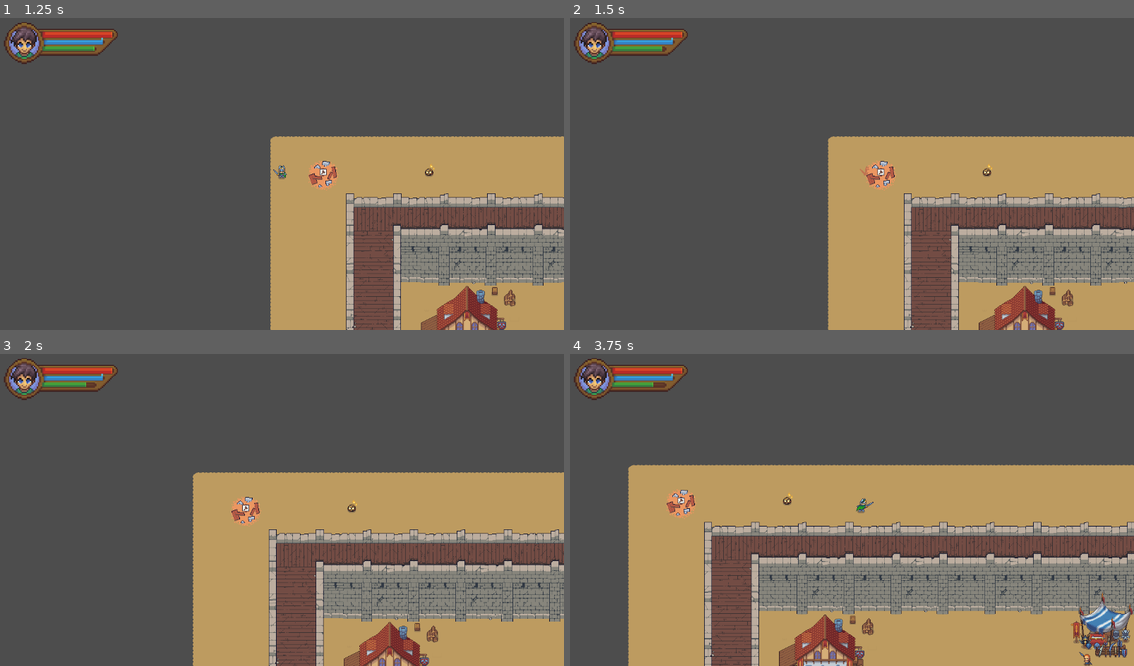
Above: before the commit, frames 1-4 (two rows, left to right).
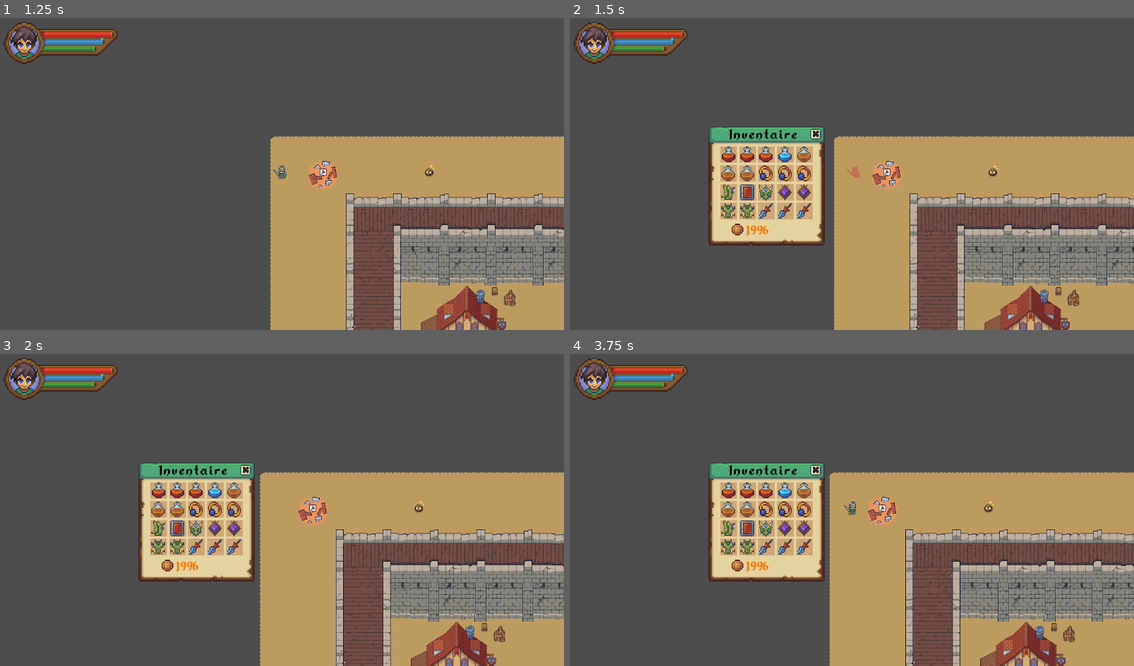
Above: after the commit, the same moments.

Repository: drakaner/Knight-Protector-v2
Game: Godot game, scene res://Scenes/scene_menu.tscn
Two runs of this game, one before a commit and one after it. Both use one fixed random seed, a clock stepped at 60 frames per second and the inputs below. Sound files missing from this copy of the repository are replaced by a short silence.
Inputs (mouse positions are in pixels of both pictures, inside the frame that each line leads up to):
- Up to frame 1 (1.25 s): click "Appuyer pour jouer !" at 0.5 s
- Up to frame 2 (1.5 s): tap Enter at 1.25 s; move the mouse to (976, 155) at 1.27 s; hold Right (ui_right) from 1.28 s (still down); hold M (m) from 1.28 s (still down); tap I (i) at 1.35 s; click (976, 155) at 1.42 s
- Up to frame 3 (2 s): keep holding Right (ui_right); keep holding M (m)
- Up to frame 4 (3.75 s): move the mouse to (739, 522) at 2.02 s; release Right (ui_right) at 2.03 s; release M (m) at 2.03 s; hold Down (ui_down) 2.03-2.78 s; tap M (m) at 2.1, 3.05 s; tap I (i) at 2.3 s; move the mouse to (908, 438) at 2.77 s; hold Right (ui_right) 2.78-3.53 s; hold Shift (Shift) 2.78-3.53 s; move the mouse to (823, 572) at 3.52 s; hold Up (ui_up) from 3.53 s (still down); click (823, 572) at 3.6 s

Frame 1 is identical in both runs. In frame 2, 15% of the frame differs, in the area x 7-100%, y 9-100%; in frame 3, 24%; in frame 4, 40%.
Error before the commit: Invalid access to property or key '0' on a base object of type 'Dictionary'. (res://Scripts/scene_gameplay.gd:191)

Commit message:
13 oct p3

Diff:
--- a/Scripts/scene_gameplay.gd
+++ b/Scripts/scene_gameplay.gd
@@ -187,38 +187,65 @@
 			gui_equipement.queue_free()
 # Called every frame. 'delta' is the elapsed time since the previous frame.
 func _process(delta: float) -> void:
-
-	hero.img[0].get_node("area_attack_down_h1").global_position.x
-	hero.img[0].get_node("area_attack_down_h1").global_position.y
-	hero.img[0].get_node("area_attack_left_h1").global_position.x
-	hero.img[0].get_node("area_attack_left_h1").global_position.y
-	hero.img[0].get_node("area_attack_right_h1").global_position.x
-	hero.img[0].get_node("area_attack_right_h1").global_position.y
-	hero.img[0].get_node("area_attack_up_h1").global_position.x
-	hero.img[0].get_node("area_attack_up_h1").global_position.y
-
-	hero.img[1].get_node("area_attack_down_h2").global_position.x
-	hero.img[1].get_node("area_attack_down_h2").global_position.y
-	hero.img[1].get_node("area_attack_left_h2").global_position.x
-	hero.img[1].get_node("area_attack_left_h2").global_position.y
-	hero.img[1].get_node("area_attack_right_h2").global_position.x
-	hero.img[1].get_node("area_attack_right_h2").global_position.y
-	hero.img[1].get_node("area_attack_up_h2").global_position.x
-	hero.img[1].get_node("area_attack_up_h2").global_position.y
-
-	hero.img[2].get_node("area_attack_down_h3").global_position.x
-	hero.img[2].get_node("area_attack_down_h3").global_position.y
-	hero.img[2].get_node("area_attack_left_h3").global_position.x
-	hero.img[2].get_node("area_attack_left_h3").global_position.y
-	hero.img[2].get_node("area_attack_right_h3").global_position.x
-	hero.img[2].get_node("area_attack_right_h3").global_position.y
-	hero.img[2].get_node("area_attack").global_position.x
-	hero.img[2].get_node("area_attack").global_position.y
+	var h0_atk_down_x
+	var h0_atk_down_y
+	var h0_atk_left_x
+	var h0_atk_left_y
+	var h0_atk_right_x
+	var h0_atk_right_y
+	var h0_atk_up_x
+	var h0_atk_up_y
+
+	var h1_atk_down_x
+	var h1_atk_down_y
+	var h1_atk_left_x
+	var h1_atk_left_y
+	var h1_atk_right_x
+	var h1_atk_right_y
+	var h1_atk_up_x
+	var h1_atk_up_y
+
+	var h2_atk_down_x
+	var h2_atk_down_y
+	var h2_atk_left_x
+	var h2_atk_left_y
+	var h2_atk_right_x
+	var h2_atk_right_y
+	var h2_atk_up_x
+	var h2_atk_up_y
+
+	if hero.current == 0:
+		h0_atk_down_x = hero.img[0].get_node("area_attack_down_h1").global_position.x
+		h0_atk_down_y = hero.img[0].get_node("area_attack_down_h1").global_position.y
+		hero.img[0].get_node("area_attack_left_h1").global_position.x
+		hero.img[0].get_node("area_attack_left_h1").global_position.y
+		hero.img[0].get_node("area_attack_right_h1").global_position.x
+		hero.img[0].get_node("area_attack_right_h1").global_position.y
+		hero.img[0].get_node("area_attack_up_h1").global_position.x
+		hero.img[0].get_node("area_attack_up_h1").global_position.y
+
+	if hero.current == 1:
+		hero.img[1].get_node("area_attack_down_h2").global_position.x
+		hero.img[1].get_node("area_attack_down_h2").global_position.y
+		hero.img[1].get_node("area_attack_left_h2").global_position.x
+		hero.img[1].get_node("area_attack_left_h2").global_position.y
+		hero.img[1].get_node("area_attack_right_h2").global_position.x
+		hero.img[1].get_node("area_attack_right_h2").global_position.y
+		hero.img[1].get_node("area_attack_up_h2").global_position.x
+		hero.img[1].get_node("area_attack_up_h2").global_position.y
+
+	if hero.current == 2:
+		hero.img[2].get_node("area_attack_down_h3").global_position.x
+		hero.img[2].get_node("area_attack_down_h3").global_position.y
+		hero.img[2].get_node("area_attack_left_h3").global_position.x
+		hero.img[2].get_node("area_attack_left_h3").global_position.y
+		hero.img[2].get_node("area_attack_right_h3").global_position.x
+		hero.img[2].get_node("area_attack_right_h3").global_position.y
+		hero.img[2].get_node("area_attack").global_position.x
+		hero.img[2].get_node("area_attack").global_position.y
 
 	#Et la verifier de si sa collide a la methode gamecodeur en utilisant les global position des area concerner a lennemy puis verifier sil attaque et tout
 
-
-	#test  gittt
 
 	if hero.current == 2:
 		print("la position x du hero en cours : ", hero.img[hero.current].position.x)
